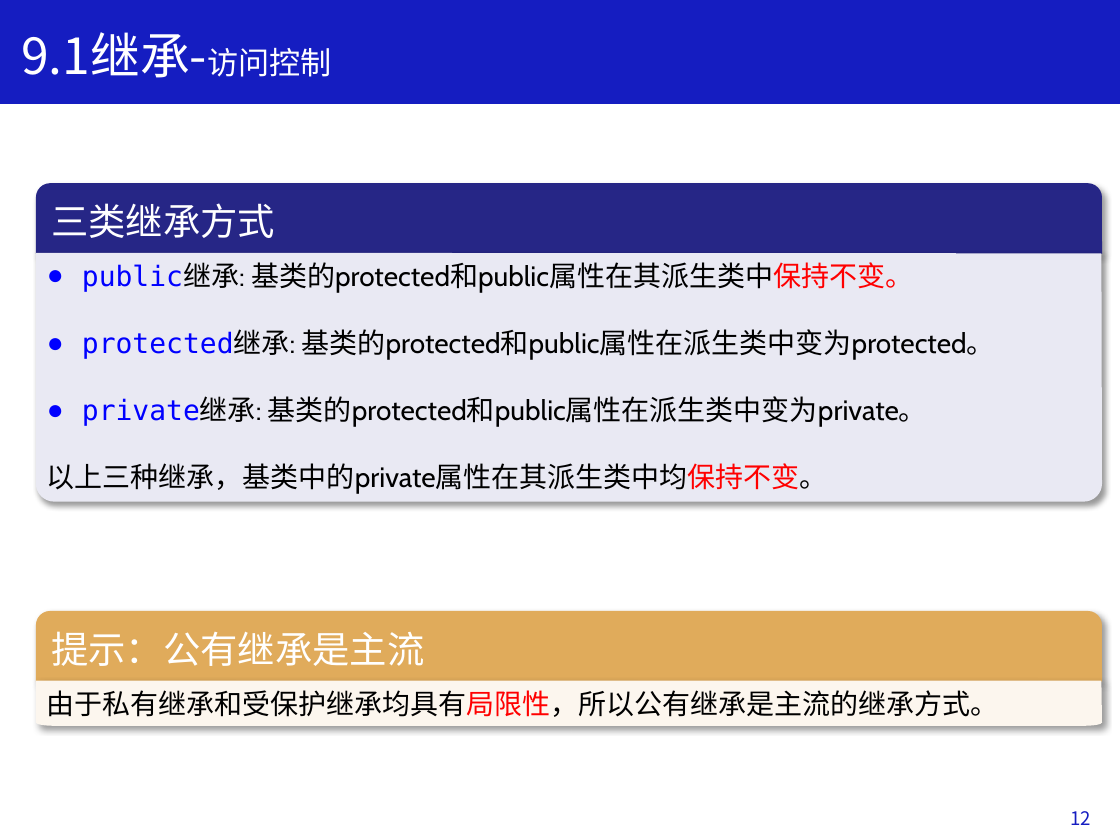
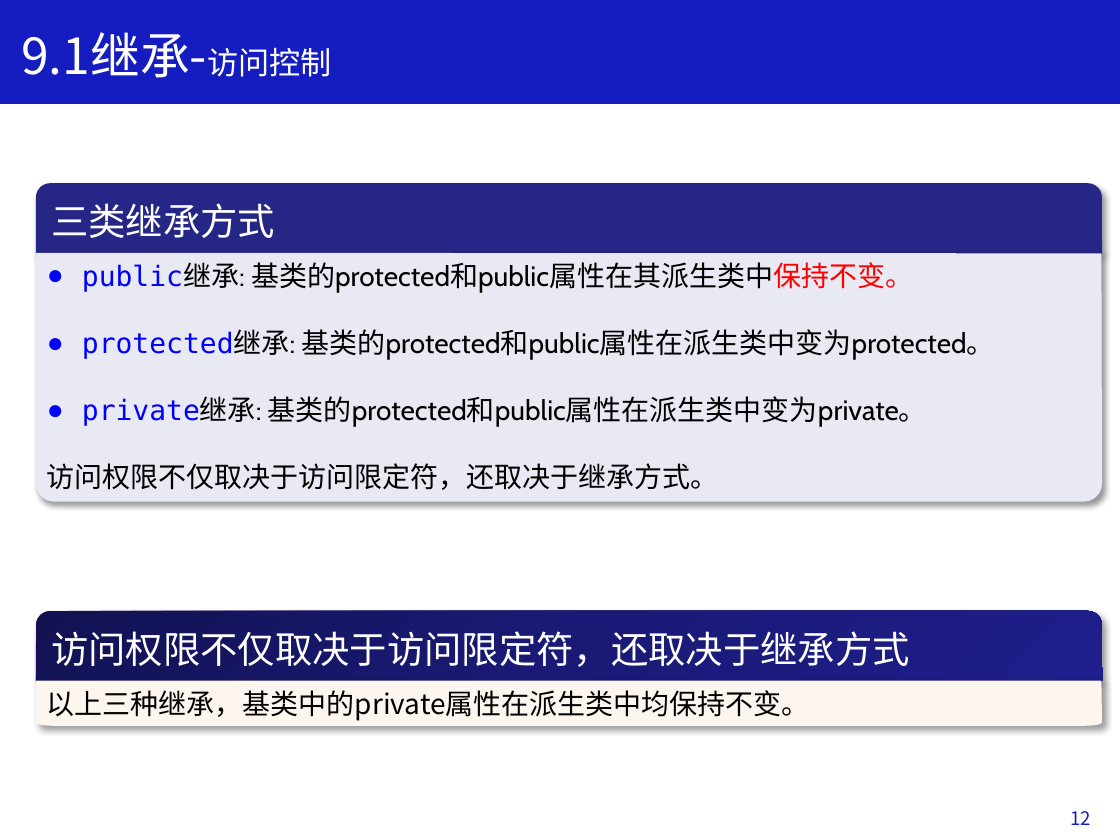
Before and after one commit to Changhe160/book-cplusplus, a slide deck: slide 12 of slides/ppt/Chapter9.pptx. Drawn at 1120x840 pixels with LibreOffice and Linux fonts; fonts in the diff are those of the drawing. Boxes give left, top, right and bottom in pixels: in the first picture for what was removed or moved away, otherwise in the second. Text is boxed around its words. In the diff, an @@ line names an element or a change of style, - is before the commit and + after.

```diff
--- a/slides/ppt/Chapter9.pptx
+++ b/slides/ppt/Chapter9.pptx
@@ text in freeform shape at [47,463,719,490]: text changed @@
-以上三种继承，基类中的private属性在其派生类中均保持不变。
+访问权限不仅取决于访问限定符，还取决于继承方式。
@@ round same rect "访问权限不仅取决于访问限定符，还取决于继承方式" at [36,610,1102,681]: fill #E0AB5B to gradient #121254 to #1A1A77 to #1F1F8D @@
@@ text in round same rect at [51,631,910,667]: text changed @@
-提示：公有继承是主流
+访问权限不仅取决于访问限定符，还取决于继承方式
@@ text in freeform shape at [47,690,810,721]: text changed @@
-由于私有继承和受保护继承均具有局限性，所以公有继承是主流的继承方式。
+以上三种继承，基类中的private属性在派生类中均保持不变。
```
Also in this commit, not shown: 23 other slides changed, 3 slides removed.
